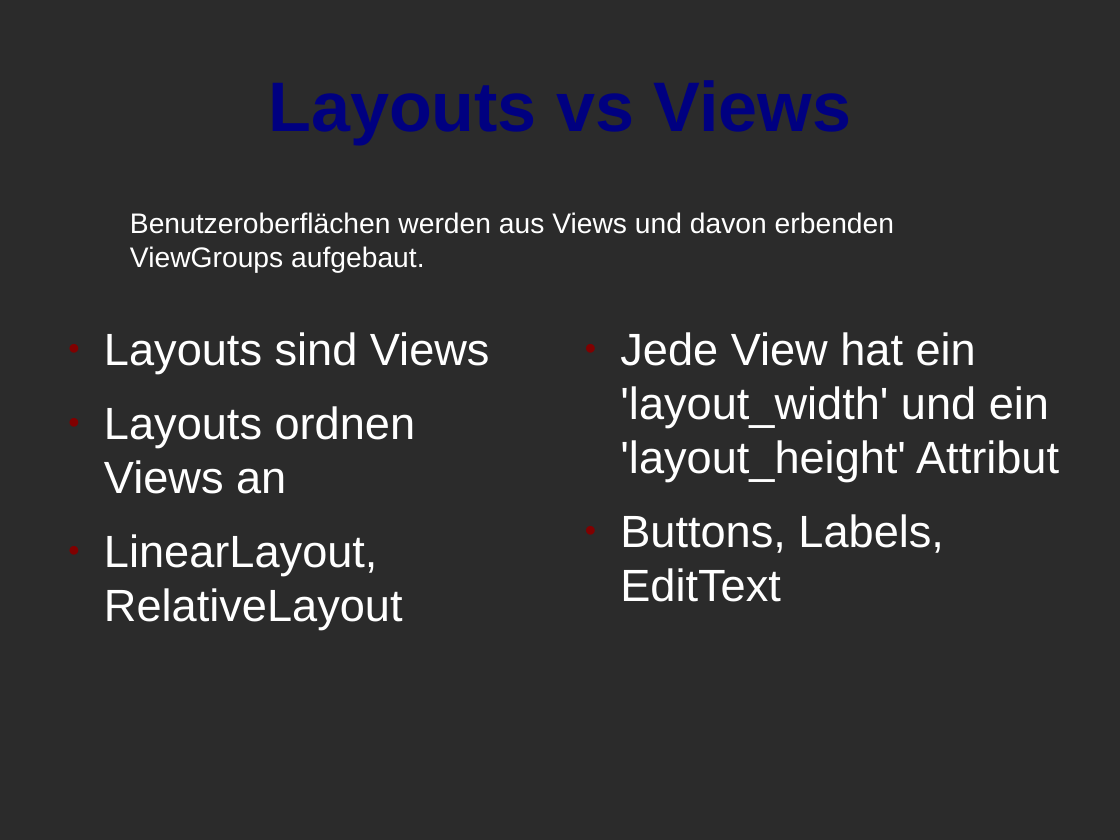
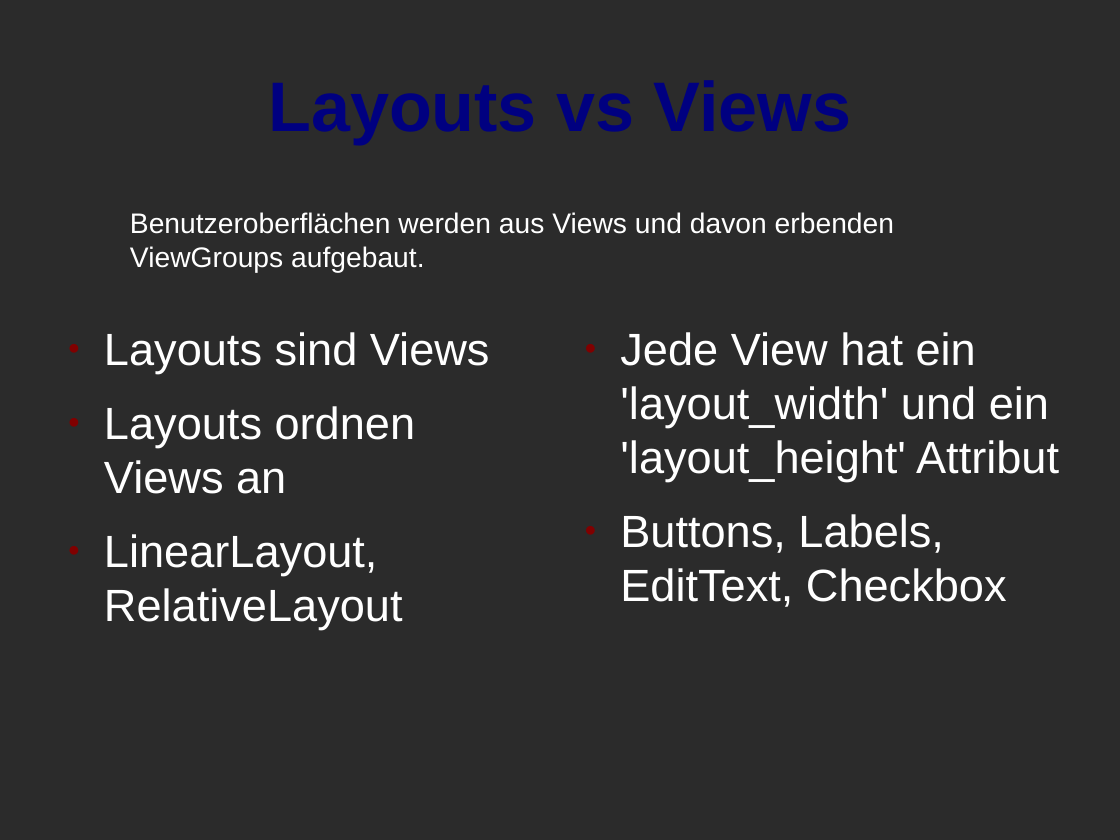
Before and after one commit to torkleyy/school-presentation, a slide deck: slide 3 of doc/presentation.odp. Drawn at 1120x840 pixels with LibreOffice and Linux fonts; fonts in the diff are those of the drawing; background and template pictures are left out; a plain dark background stands for a picture behind light text. Boxes give left, top, right and bottom in pixels: in the first picture for what was removed or moved away, otherwise in the second. Text is boxed around its words. In the diff, an @@ line names an element or a change of style, - is before the commit and + after.

```diff
--- a/doc/presentation.odp
+++ b/doc/presentation.odp
@@ text at [620, 514, 1007, 607]: text changed @@
-● Buttons, Labels, EditText
+● Buttons, Labels, EditText, Checkbox
```
Also in this commit, not shown: 2 other slides changed, 1 slide added, 4 other files.
